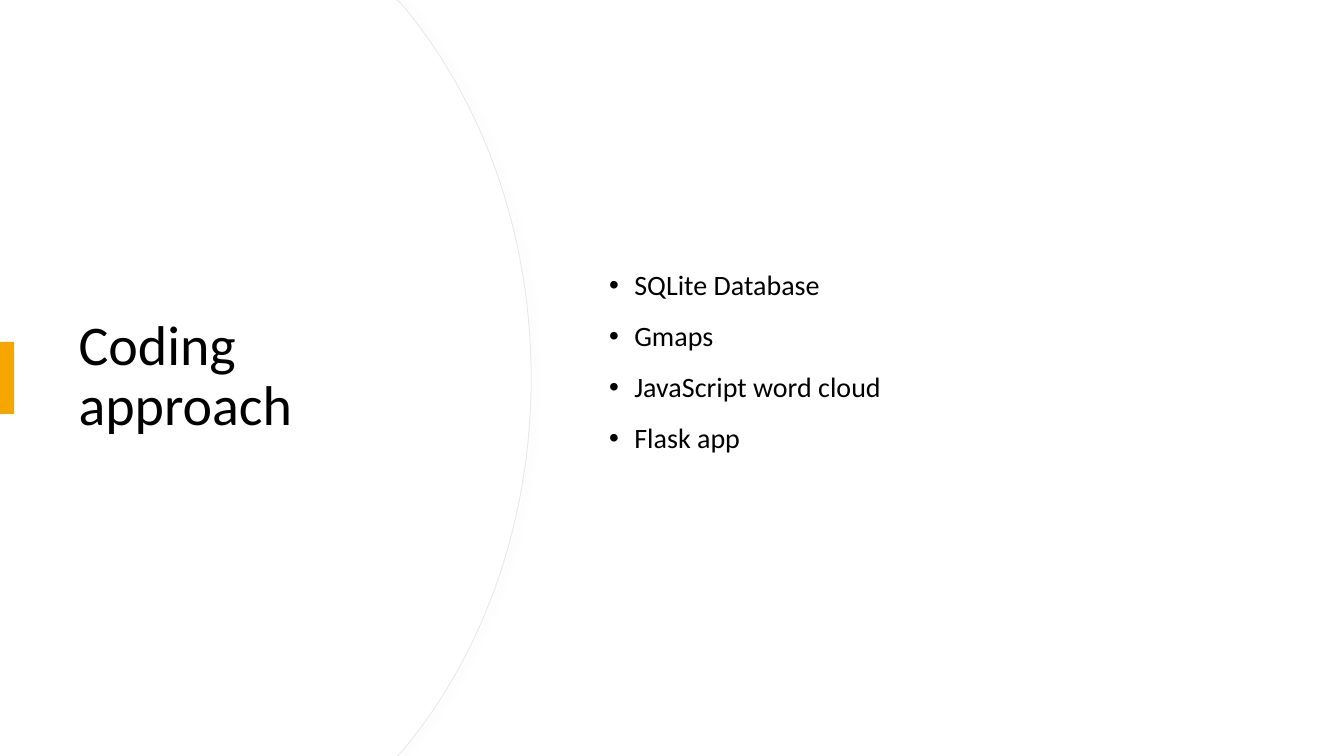
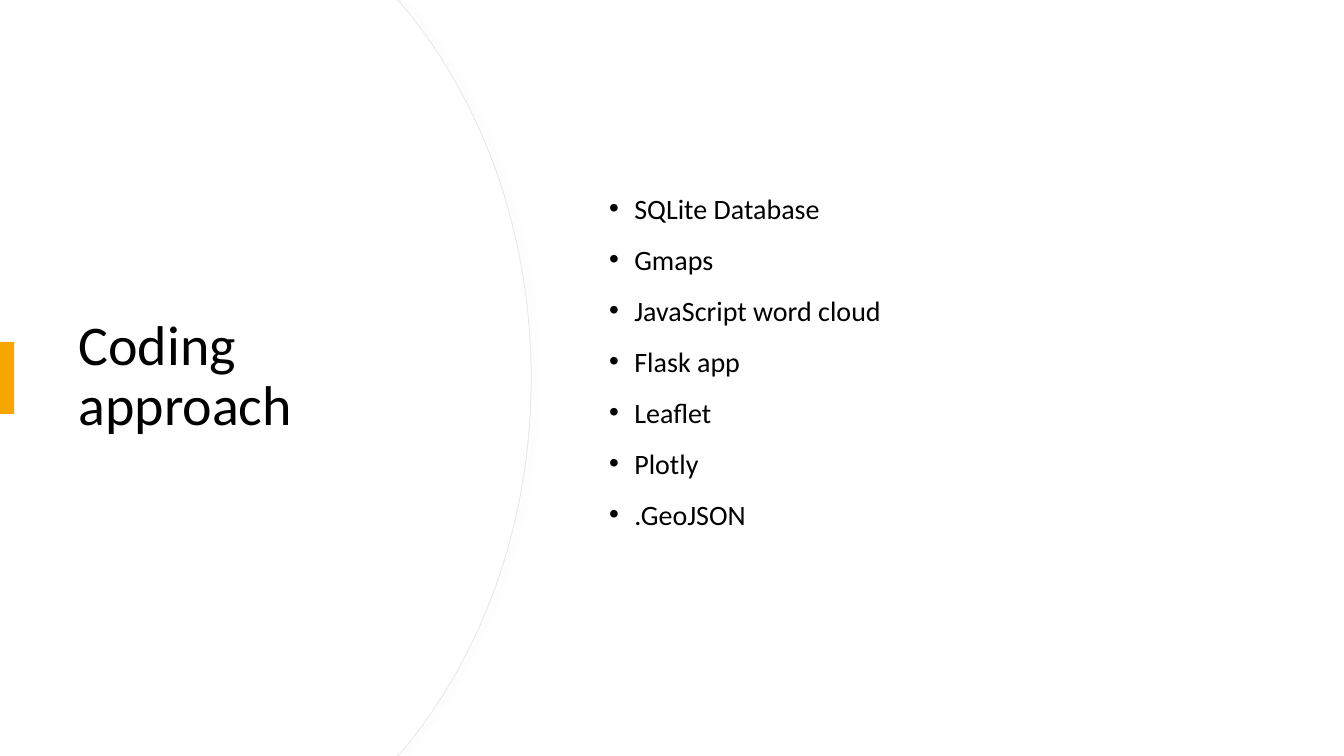
Before and after one commit to CecilyGriffin/CrimeVSCOVID-KC, a slide deck: slide 6 of ETL PROJECT POWERPOINT.pptx. Drawn at 1344x756 pixels with LibreOffice and Linux fonts; fonts in the diff are those of the drawing. Boxes give left, top, right and bottom in pixels: in the first picture for what was removed or moved away, otherwise in the second. Text is boxed around its words. In the diff, an @@ line names an element or a change of style, - is before the commit and + after.

Commit message:
update coding approach ppt

```diff
--- a/ETL PROJECT POWERPOINT.pptx
+++ b/ETL PROJECT POWERPOINT.pptx
@@ text at bbox=[634, 403, 745, 526]: paragraphs added @@
+• Leaflet
+• Plotly
+• .GeoJSON
```
Also in this commit, not shown: 1 other file.
